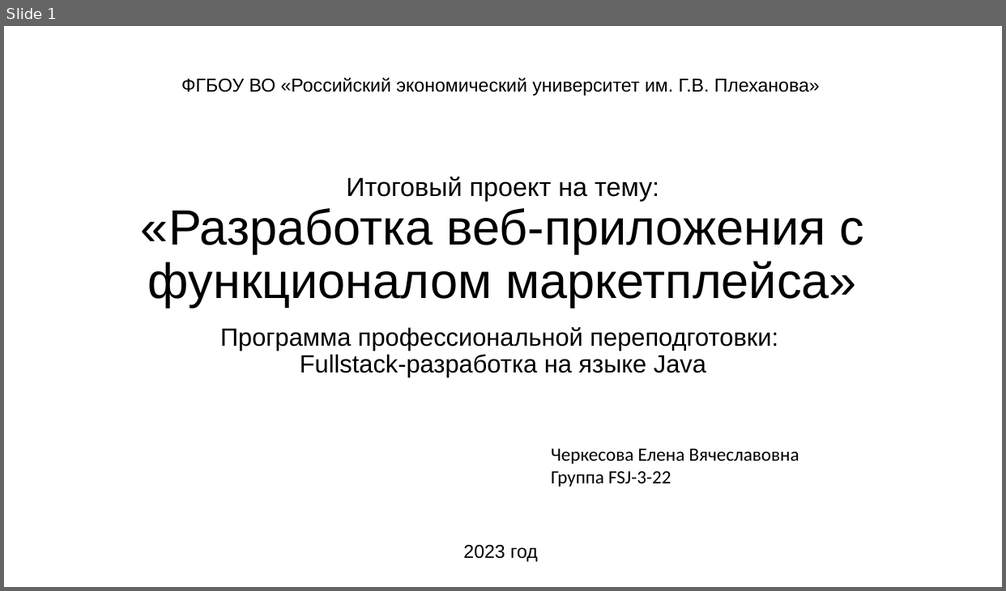
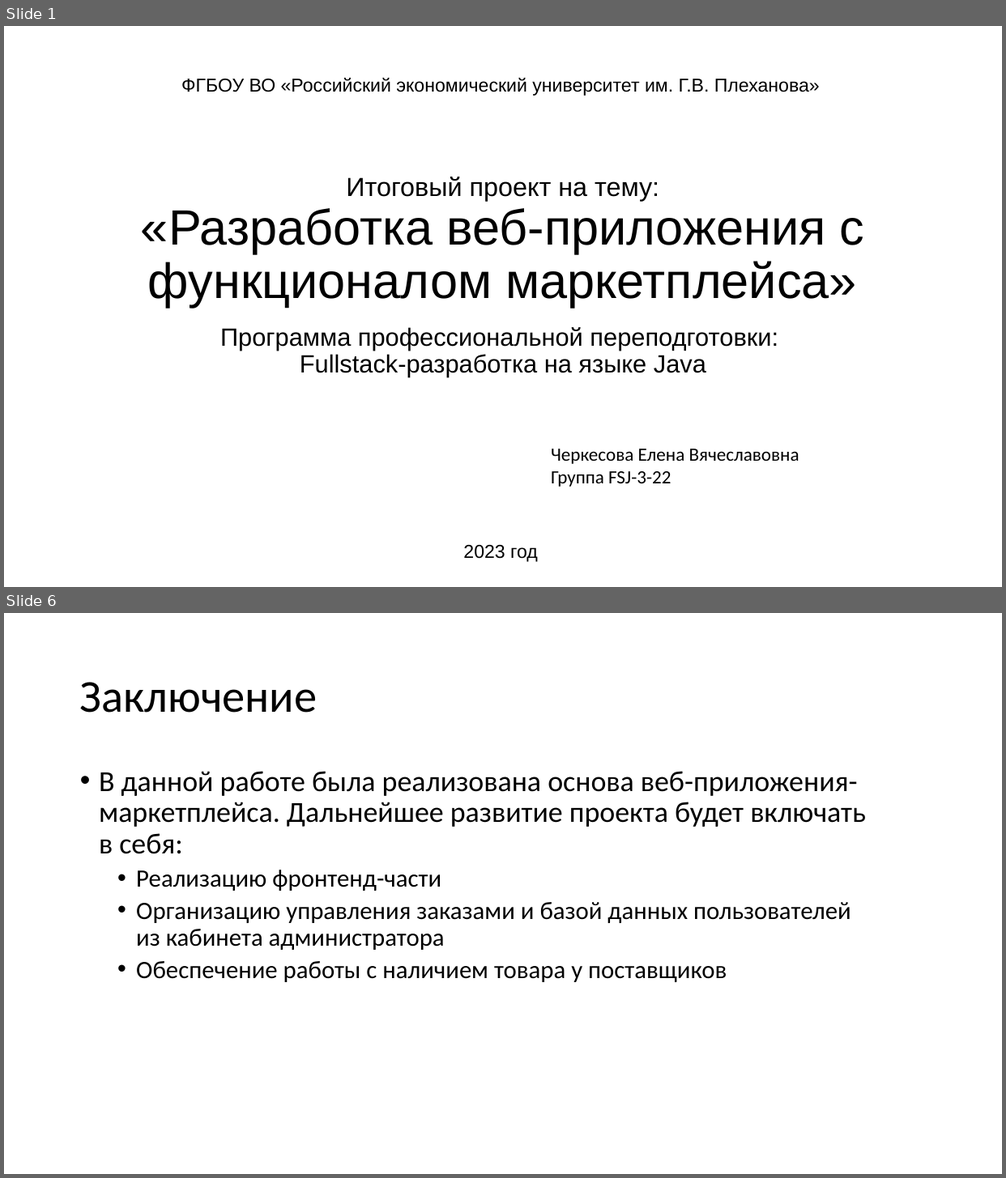
Before and after one commit to Elena-Cherkesova/fsj_spring, a slide deck: Cherkesova_FSJ_Presentation_Report.pptx. Shown one above the other, each under a label of ours: slide 1 before the commit, slides 1 and 6 after it; the slides between them are not shown. The pictures are 1006x591 and 1006x1178 pixels, drawn with LibreOffice and Linux fonts; fonts in the diff are those of the drawing. Boxes give left, top, right and bottom in pixels: in the first picture for what was removed or moved away, otherwise in the second. Text is boxed around its words. In the diff, an @@ line names an element or a change of style, - is before the commit and + after.

```diff
--- a/Cherkesova_FSJ_Presentation_Report.pptx
+++ b/Cherkesova_FSJ_Presentation_Report.pptx
@@ slide 6 added at [4, 613, 1002, 1174], background #FFFFFF @@
@@ title added at [80, 682, 317, 713], 44 pt, text #000000 @@
+Заключение
@@ text added at [99, 771, 866, 982], 24 pt, text #000000 @@
+• В данной работе была реализована основа веб-приложения-маркетплейса. Дальнейшее развитие проекта будет включать
+  в себя:
+  • Реализацию фронтенд-части
+  • Организацию управления заказами и базой данных пользователей
+    из кабинета администратора
+  • Обеспечение работы с наличием товара у поставщиков
```
Also in this commit, not shown: 3 slides changed, 2 other slides added, 2 slides removed, 9 other files.
